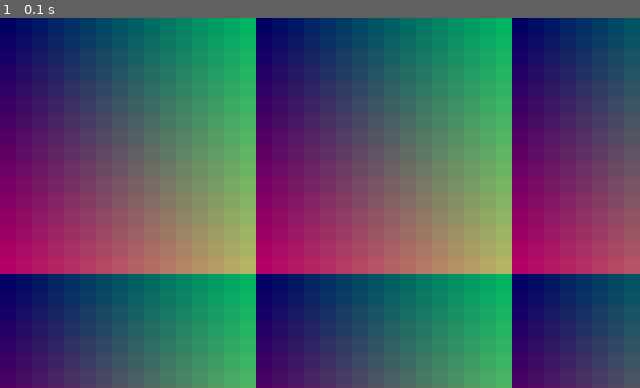
Above: before the commit, frame 1.
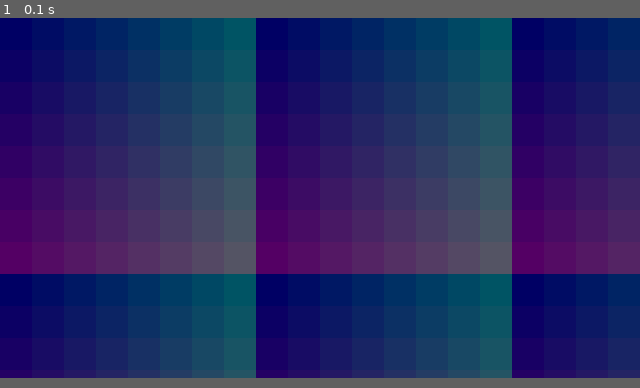
Above: after the commit, the same moment.

Repository: Eg-Nickname/PyGameChunkSystem
Game: pygame game, started from main.py
Two runs of this game, one before a commit and one after it. Both use one fixed random seed, a clock stepped at 60 frames per second and the inputs below.
Inputs:
- Up to frame 1 (0.1 s): no input
In our replay, the window is 640x370 before the commit and 640x360 after it. These sizes can differ from the game's own. Grey fills any space a smaller window leaves; there, only what the larger window draws over its background counts as a difference.

The runs differ from the first frame. In frame 1, 83% of the frame differs, in the area x 0-100%, y 0-100%.

Commit message:
Optimized Tile loading

Diff:
--- a/main.py
+++ b/main.py
@@ -5,15 +5,16 @@
 
 pygame.display.set_caption("Chunk System")
 
-screen = pygame.display.set_mode((640,370),SCALED,OPENGL)
+screen = pygame.display.set_mode((640,360),SCALED,OPENGL)
 clock = pygame.time.Clock()
 
 DELTA_TIME = 0
-TILE_SIZE = 16
-CHUNK_SIZE = 16
+TILE_SIZE = 32
+CHUNK_SIZE = 8
 
 loop = 1
-
+w, h = pygame.display.get_surface().get_size()
+# print(w, " ", h)
 def draw():
     TILE_COUNT = 0
     for chy in range(2):
@@ -22,9 +23,10 @@
                 for idx in range(CHUNK_SIZE):
                     top_x = TILE_SIZE * idx + chx * TILE_SIZE * CHUNK_SIZE
                     top_y = TILE_SIZE * idy + chy * TILE_SIZE * CHUNK_SIZE
-                    TILE_COUNT += 1
-                    pygame.draw.rect(screen, (idy*12,idx*12,100), (top_x,top_y,TILE_SIZE,TILE_SIZE))
-
+                    if top_x < w or top_y > h:
+                        TILE_COUNT += 1
+                        pygame.draw.rect(screen, (idy*12,idx*12,100), (top_x,top_y,TILE_SIZE,TILE_SIZE))
+    print(TILE_COUNT)
     pygame.display.update()
 
 while loop:
